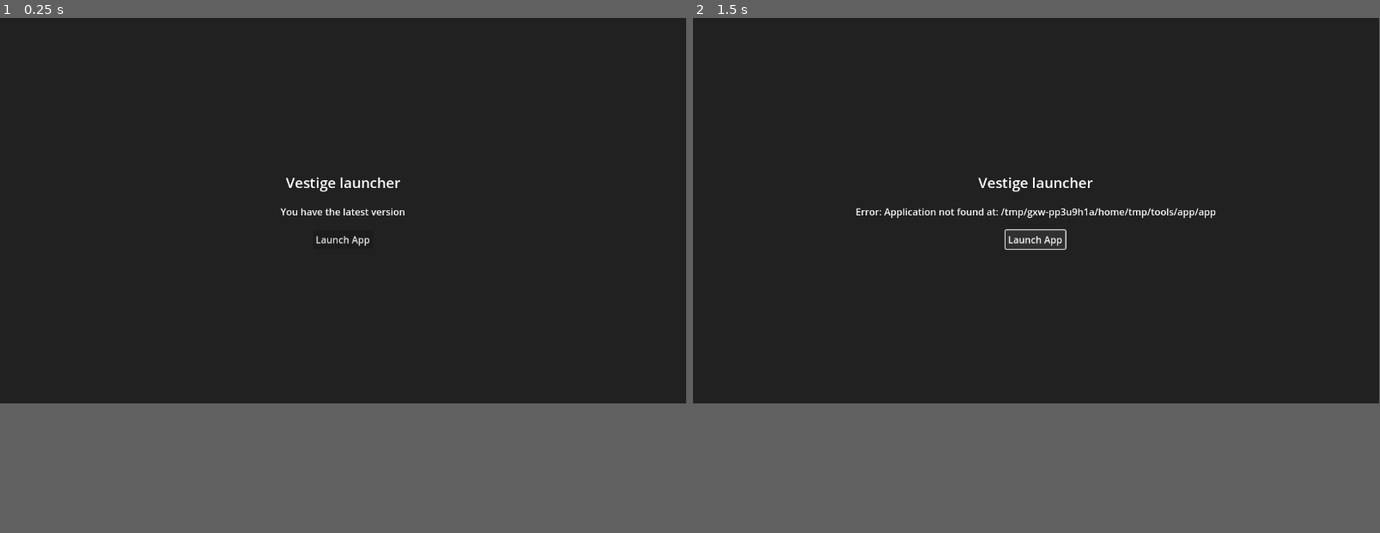
Above: before the commit, frames 1-2 (left to right).
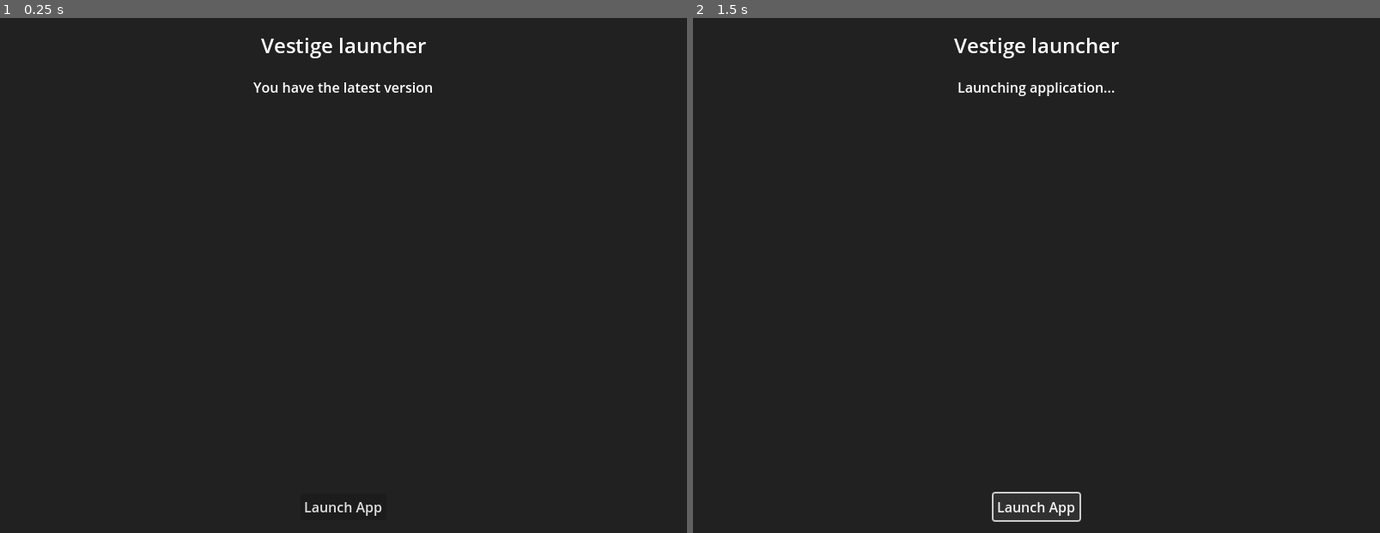
Above: after the commit, the same moments.

Repository: LepetitdHomme/VestigeLauncher
Game: Godot game, scene res://scenes/main.tscn
The game is run twice, just before and just after one commit, with the same random seed, the same clock (stepped at 60 frames per second) and the same inputs.
Inputs:
- Up to frame 1 (0.25 s): no input
- Up to frame 2 (1.5 s): click "Launch App" at 0.5 s; click "Launch App" at 1.25 s
In our replay, the window is 799x449 before the commit and 800x600 after it. These sizes can differ from the game's own. Grey fills any space a smaller window leaves; there, only what the larger window draws over its background counts as a difference.

The runs differ from the first frame. In frame 1, 1.0% of the frame differs, in the area x 36-63%, y 3-97%; in frame 2, 1.4%, in the area x 23-77%, y 3-98%.

Commit message:
seems to work fine

Diff:
--- a/project.godot
+++ b/project.godot
@@ -13,12 +13,18 @@
 config/name="vestige_launcher"
 run/main_scene="res://scenes/main.tscn"
 config/features=PackedStringArray("4.3", "GL Compatibility")
-config/icon="res://icon.svg"
+boot_splash/show_image=false
+config/icon="res://Vestige_logo.png"
 
 [autoload]
 
 UpdateManager="*res://scripts/update_manager.gd"
 
+[display]
+
+window/size/viewport_width=800
+window/size/viewport_height=600
+
 [rendering]
 
 renderer/rendering_method="gl_compatibility"
--- a/scenes/main.tscn
+++ b/scenes/main.tscn
@@ -1,6 +1,18 @@
-[gd_scene load_steps=2 format=3 uid="uid://sy4m3y3luogp"]
+[gd_scene load_steps=3 format=3 uid="uid://sy4m3y3luogp"]
 
 [ext_resource type="Script" path="res://scripts/main.gd" id="1_jt7xj"]
+
+[sub_resource type="StyleBoxFlat" id="StyleBoxFlat_sfmxk"]
+content_margin_left = 15.0
+content_margin_top = 15.0
+content_margin_right = 15.0
+content_margin_bottom = 15.0
+bg_color = Color(0.129412, 0.129412, 0.129412, 1)
+border_width_left = 1
+border_width_top = 1
+border_width_right = 1
+border_width_bottom = 1
+border_color = Color(0.188235, 0.188235, 0.188235, 1)
 
 [node name="Control" type="Control"]
 layout_mode = 3
@@ -20,7 +32,7 @@
 grow_vertical = 2
 color = Color(0.129412, 0.129412, 0.129412, 1)
 
-[node name="CenterContainer" type="CenterContainer" parent="ColorRect"]
+[node name="ScrollContainer" type="ScrollContainer" parent="ColorRect"]
 layout_mode = 1
 anchors_preset = 15
 anchor_right = 1.0
@@ -28,43 +40,75 @@
 grow_horizontal = 2
 grow_vertical = 2
 
-[node name="VBoxContainer" type="VBoxContainer" parent="ColorRect/CenterContainer"]
+[node name="MarginContainer" type="MarginContainer" parent="ColorRect/ScrollContainer"]
 layout_mode = 2
+size_flags_horizontal = 3
+size_flags_vertical = 3
+theme_override_constants/margin_left = 15
+theme_override_constants/margin_top = 15
+theme_override_constants/margin_right = 15
+theme_override_constants/margin_bottom = 15
+
+[node name="VBoxContainer" type="VBoxContainer" parent="ColorRect/ScrollContainer/MarginContainer"]
+layout_mode = 2
+size_flags_horizontal = 3
+size_flags_vertical = 3
 theme_override_constants/separation = 20
 alignment = 1
 
-[node name="TitleLabel" type="Label" parent="ColorRect/CenterContainer/VBoxContainer"]
+[node name="TitleLabel" type="Label" parent="ColorRect/ScrollContainer/MarginContainer/VBoxContainer"]
 layout_mode = 2
 theme_override_font_sizes/font_size = 24
 text = "Vestige launcher"
 horizontal_alignment = 1
 
-[node name="StatusLabel" type="Label" parent="ColorRect/CenterContainer/VBoxContainer"]
+[node name="StatusLabel" type="Label" parent="ColorRect/ScrollContainer/MarginContainer/VBoxContainer"]
 layout_mode = 2
 horizontal_alignment = 1
 
-[node name="ProgressBar" type="ProgressBar" parent="ColorRect/CenterContainer/VBoxContainer"]
+[node name="ProgressBar" type="ProgressBar" parent="ColorRect/ScrollContainer/MarginContainer/VBoxContainer"]
 visible = false
 layout_mode = 2
 
-[node name="RichTextLabel" type="RichTextLabel" parent="ColorRect/CenterContainer/VBoxContainer"]
+[node name="HBoxContainer2" type="HBoxContainer" parent="ColorRect/ScrollContainer/MarginContainer/VBoxContainer"]
 layout_mode = 2
+size_flags_vertical = 3
+alignment = 1
 
-[node name="HBoxContainer" type="HBoxContainer" parent="ColorRect/CenterContainer/VBoxContainer"]
+[node name="TextEdit" type="TextEdit" parent="ColorRect/ScrollContainer/MarginContainer/VBoxContainer/HBoxContainer2"]
+layout_mode = 2
+size_flags_horizontal = 3
+theme_override_colors/font_readonly_color = Color(0.860369, 0.860369, 0.860369, 1)
+theme_override_font_sizes/font_size = 13
+theme_override_styles/read_only = SubResource("StyleBoxFlat_sfmxk")
+text = "test coucou awd ad
+what the hell
+test coucoud awda dad
+"
+editable = false
+context_menu_enabled = false
+shortcut_keys_enabled = false
+selecting_enabled = false
+deselect_on_focus_loss_enabled = false
+drag_and_drop_selection_enabled = false
+virtual_keyboard_enabled = false
+middle_mouse_paste_enabled = false
+
+[node name="HBoxContainer" type="HBoxContainer" parent="ColorRect/ScrollContainer/MarginContainer/VBoxContainer"]
 layout_mode = 2
 alignment = 1
 
-[node name="UpdateButton" type="Button" parent="ColorRect/CenterContainer/VBoxContainer/HBoxContainer"]
+[node name="UpdateButton" type="Button" parent="ColorRect/ScrollContainer/MarginContainer/VBoxContainer/HBoxContainer"]
 layout_mode = 2
 mouse_default_cursor_shape = 2
 text = "Update"
 
-[node name="SkipButton" type="Button" parent="ColorRect/CenterContainer/VBoxContainer/HBoxContainer"]
+[node name="SkipButton" type="Button" parent="ColorRect/ScrollContainer/MarginContainer/VBoxContainer/HBoxContainer"]
 layout_mode = 2
 mouse_default_cursor_shape = 2
 text = "Skip Update"
 
-[node name="LaunchButton" type="Button" parent="ColorRect/CenterContainer/VBoxContainer/HBoxContainer"]
+[node name="LaunchButton" type="Button" parent="ColorRect/ScrollContainer/MarginContainer/VBoxContainer/HBoxContainer"]
 layout_mode = 2
 mouse_default_cursor_shape = 2
 text = "Launch App
--- a/scripts/config.gd
+++ b/scripts/config.gd
@@ -3,35 +3,44 @@
 
 # App Information
 const APP_NAME = "Vestige"
-const CURRENT_VERSION = "1.0.0"
 
 # GitHub release information
 const GITHUB_USERNAME = "LepetitdHomme"
-const GITHUB_REPO = "your-public-releases-repo"
+const GITHUB_REPO = "VestigeLauncher"
 
-# In config.gd
+
+static func get_current_version() -> String:
+	var current_version : String = "0.0.0"
+	var file = FileAccess.open(Config.get_version_file_path(), FileAccess.READ)
+	if file:
+		current_version = file.get_as_text()
+		current_version = current_version.substr(1)
+
+	return current_version
+
+
 static func get_app_directory() -> String:
 	return OS.get_executable_path().get_base_dir()
 
-static func get_main_app_path() -> String:
-	var base_dir = get_app_directory()
-
-	# Assuming the app is in a subdirectory called "app"
-	match OS.get_name():
-		"Windows":
-			return base_dir.path_join("app").path_join("app.exe")
-		_:
-			# For Mac and Linux, use the appropriate binary name
-			return base_dir.path_join("app").path_join("app")
+#static func get_main_app_path() -> String:
+	#var base_dir = get_app_directory()
+	#
+	## Assuming the app is in a subdirectory called "app"
+	#match OS.get_name():
+		#"Windows":
+			#return base_dir.path_join("vestige.exe")
+		#_:
+			## For Mac and Linux, use the appropriate binary name
+			#return base_dir.path_join("vestige")
 
 static func get_app_pck_path() -> String:
-	return get_app_directory().path_join("app").path_join("app.pck")
+	return get_app_directory().path_join("vestige.pck")
 
 static func get_version_file_path() -> String:
 	return get_app_directory().path_join("version.json")
 
-static func get_temp_download_path() -> String:
-	return get_app_directory().path_join("temp_download")
+#static func get_temp_download_path() -> String:
+	#return get_app_directory().path_join("temp_download")
 
 static func get_github_latest_release_url() -> String:
 	return "https://api.github.com/repos/%s/%s/releases/latest" % [GITHUB_USERNAME, GITHUB_REPO]
--- a/scripts/main.gd
+++ b/scripts/main.gd
@@ -1,11 +1,12 @@
 extends Control
 
-@onready var status_label = $ColorRect/CenterContainer/VBoxContainer/StatusLabel
-@onready var progress_bar = $ColorRect/CenterContainer/VBoxContainer/ProgressBar
-@onready var update_info = $ColorRect/CenterContainer/VBoxContainer/RichTextLabel
-@onready var update_button = $ColorRect/CenterContainer/VBoxContainer/HBoxContainer/UpdateButton
-@onready var skip_button = $ColorRect/CenterContainer/VBoxContainer/HBoxContainer/SkipButton
-@onready var launch_button = $ColorRect/CenterContainer/VBoxContainer/HBoxContainer/LaunchButton
+@onready var status_label = $ColorRect/ScrollContainer/MarginContainer/VBoxContainer/StatusLabel
+@onready var progress_bar = $ColorRect/ScrollContainer/MarginContainer/VBoxContainer/ProgressBar
+@onready var h_box_container_2 = $ColorRect/ScrollContainer/MarginContainer/VBoxContainer/HBoxContainer2
+@onready var update_info = $ColorRect/ScrollContainer/MarginContainer/VBoxContainer/HBoxContainer2/TextEdit
+@onready var update_button = $ColorRect/ScrollContainer/MarginContainer/VBoxContainer/HBoxContainer/UpdateButton
+@onready var skip_button = $ColorRect/ScrollContainer/MarginContainer/VBoxContainer/HBoxContainer/SkipButton
+@onready var launch_button = $ColorRect/ScrollContainer/MarginContainer/VBoxContainer/HBoxContainer/LaunchButton
 
 
 func _ready():
@@ -37,8 +38,10 @@
 		update_info.visible = true
 
 		# Show changelog
-		var changelog = version_info.get("body", "No changelog available")
-		update_info.text = changelog
+		var changelog = version_info.get("body", "")
+		if not changelog.is_empty():
+			h_box_container_2.visible = true
+			update_info.text = changelog
 
 		# Find download URL for current platform
 		var download_url = ""
@@ -102,6 +105,7 @@
 	UpdateManager.launch_app()
 
 func _is_asset_for_current_platform(asset_name: String) -> bool:
+	#print_debug(OS.get_name())
 	var platform = OS.get_name().to_lower()
 	var asset_lower = asset_name.to_lower()
 
--- a/scripts/update_manager.gd
+++ b/scripts/update_manager.gd
@@ -35,14 +35,9 @@
 
 	_downloading = true
 
-	# Create temp directory if it doesn't exist
-	var dir = DirAccess.open("user://")
-	if not dir.dir_exists(Config.get_temp_download_path()):
-		dir.make_dir(Config.get_temp_download_path())
-
-	var download_path = Config.get_temp_download_path().path_join("update.zip")
-
-	# Fixed error: separate the assignment from the request
+	var download_path = Config.get_app_directory().path_join("new_version")
+	#
+	## Fixed error: separate the assignment from the request
 	_http_request.download_file = download_path
 	var error = _http_request.request(download_url)
 
@@ -53,7 +48,7 @@
 
 func install_update() -> bool:
 	# Extract the downloaded update to the correct location
-	var download_path = Config.get_temp_download_path().path_join("update.zip")
+	var download_path = Config.get_app_directory().path_join("new_version")
 
 	# Use gdunzip or another method to extract the ZIP file
 	# For simplicity, we'll assume it's just a direct PCK replacement
@@ -75,22 +70,22 @@
 
 	return true
 
+
 func launch_app() -> void:
-	var app_path = Config.get_main_app_path()
+	var app_path = OS.get_executable_path()
+	var app_pck_path = Config.get_app_pck_path()
 
-	# Check if file exists
-	if not FileAccess.file_exists(app_path):
-		error_occurred.emit("Application not found at: " + app_path)
+	if not FileAccess.file_exists(app_pck_path):
+		error_occurred.emit("Application PCK not found at: ", app_pck_path)
 		return
 
-	# Launch the app
-	var pid = OS.create_process(app_path, [])
+	var pid = OS.create_process(app_path, ["--main-pack", app_pck_path])
 	if pid <= 0:
 		error_occurred.emit("Failed to launch application")
 		return
 
-	# Exit the launcher
 	get_tree().quit()
+
 
 func _on_request_completed(result: int, response_code: int, headers: PackedStringArray, body: PackedByteArray) -> void:
 	if _downloading:
@@ -113,6 +108,7 @@
 		return
 
 	var release_info = json.get_data()
+	#print_debug(release_info)
 	_current_release_info = release_info
 
 	# Extract version from tag_name (usually in format v1.0.0)
@@ -120,7 +116,9 @@
 	if remote_version.begins_with("v"):
 		remote_version = remote_version.substr(1)
 
-	var has_update = _is_newer_version(remote_version, Config.CURRENT_VERSION)
+	var has_update = _is_newer_version(remote_version, Config.get_current_version())
+	#print_debug(remote_version)
+	#print_debug(Config.get_current_version())
 	update_check_completed.emit(has_update, release_info)
 
 func _on_download_progress(bytes_downloaded: int, total_bytes: int):
Binary file added: VestigeICO.ico
Binary file added: Vestige_logo.png
Not shown, added: Vestige_logo.png.import
Not shown, added: export_presets.cfg
